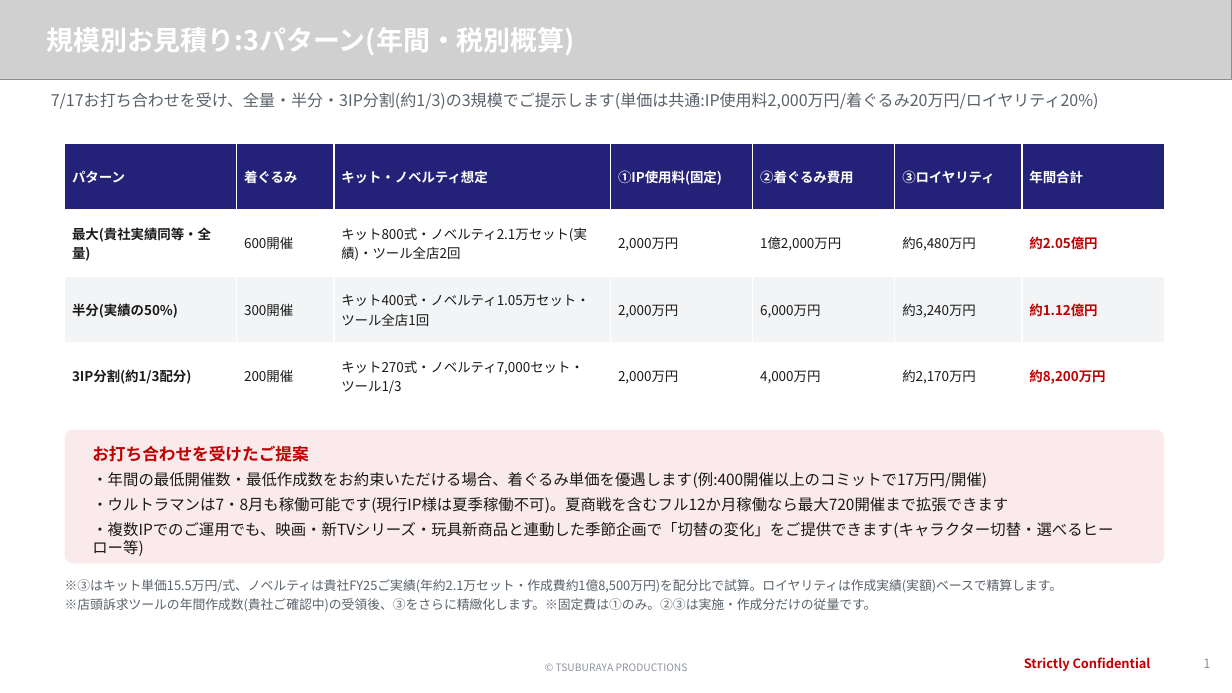
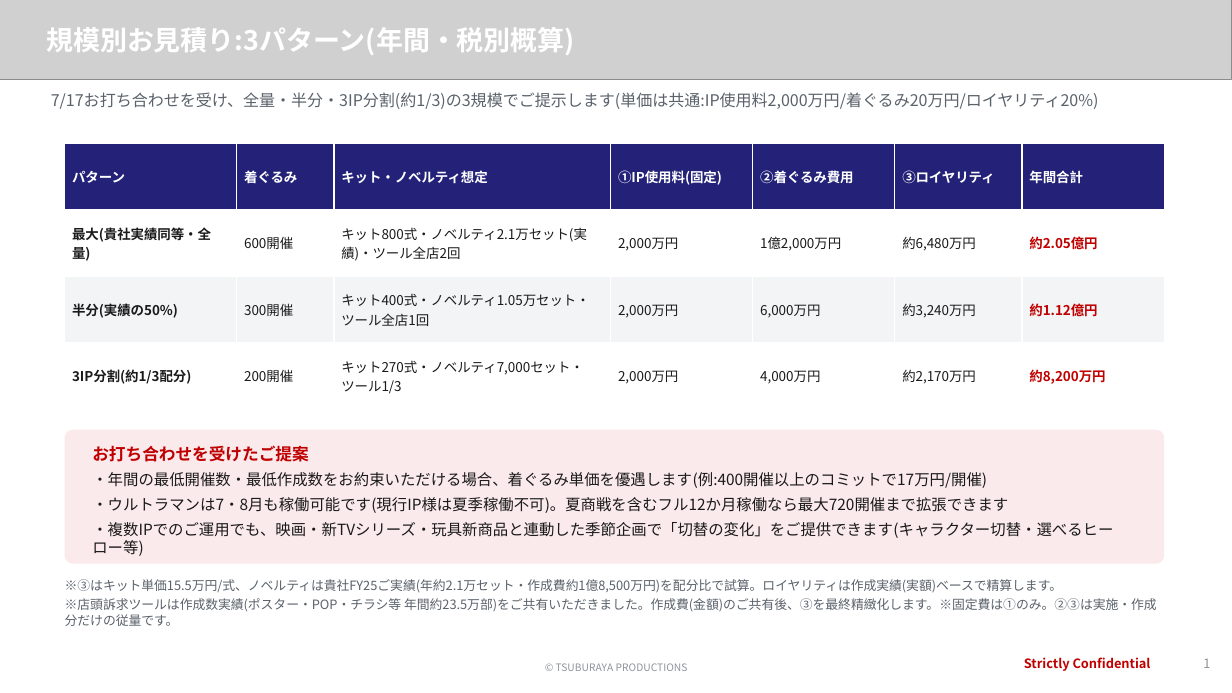
Before and after one commit to hayatoshintani-spe/kessho-lens, a slide deck: slide 1 of docs/proposals/softbank-ultraman-caravan/規模別お見積り3パターンと今期スポットテスト.pptx. Drawn at 1232x693 pixels with LibreOffice and Linux fonts; fonts in the diff are those of the drawing; grey boxes stand for pictures. Boxes give left, top, right and bottom in pixels: in the first picture for what was removed or moved away, otherwise in the second. Text is boxed around its words. In the diff, an @@ line names an element or a change of style, - is before the commit and + after.

```diff
--- a/docs/proposals/softbank-ultraman-caravan/規模別お見積り3パターンと今期スポットテスト.pptx
+++ b/docs/proposals/softbank-ultraman-caravan/規模別お見積り3パターンと今期スポットテスト.pptx
@@ text at (65,598,1157,626): text changed @@
-※店頭訴求ツールの年間作成数(貴社ご確認中)の受領後、③をさらに精緻化します。※固定費は①のみ。②③は実施・作成分だけの従量です。
+※店頭訴求ツールは作成数実績(ポスター・POP・チラシ等 年間約23.5万部)をご共有いただきました。作成費(金額)のご共有後、③を最終精緻化します。※固定費は①のみ。②③は実施・作成分だけの従量です。
```
Also in this commit, not shown: 11 other files.
